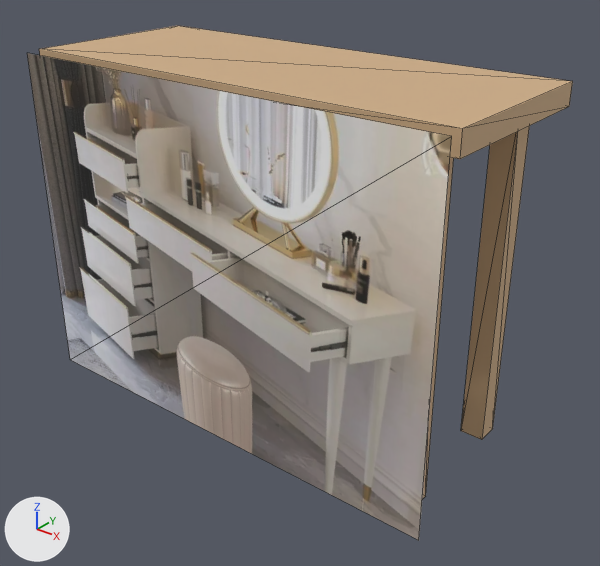
Before and after pictures for a commit that changed the glTF model storage/picture/mocan-46.glb.
The view is the same before and after, from a camera (50 mm lens) standing at (1.048, -1.257, 1.071) and looking at (0.056, -0.016, 0.302). The lights are fixed; the arrows at lower left show +X, +Y and +Z. The picture after the commit comes second. Mesh edges are drawn as thin lines. Vertices at exactly the same position are counted once.

The scene before the commit, as lines of its bpy script (objects in view):
```python
mat_wood = principled_material('wood')
mat_wood.base_color = (0.62, 0.42, 0.24)  # beige #cead86
mat_wood.roughness = 0.72
me_mesh_0 = bpy.data.meshes.new('Mesh_0')
me_mesh_0.from_pydata(...)  # 44 vertices, 62 faces; spans x -0.5..0.5, y -0.23..0.2, z 0.0..0.75
# faces by material slot: [60, 2]
me_mesh_0.materials.append(mat_wood)  # beige #cead86
me_mesh_0.materials.append(mat_photo)  # picture img_image_0
ob_furniture = bpy.data.objects.new('furniture', me_mesh_0)
ob_furniture.location = (0.0, 0.0, 0.0)
```
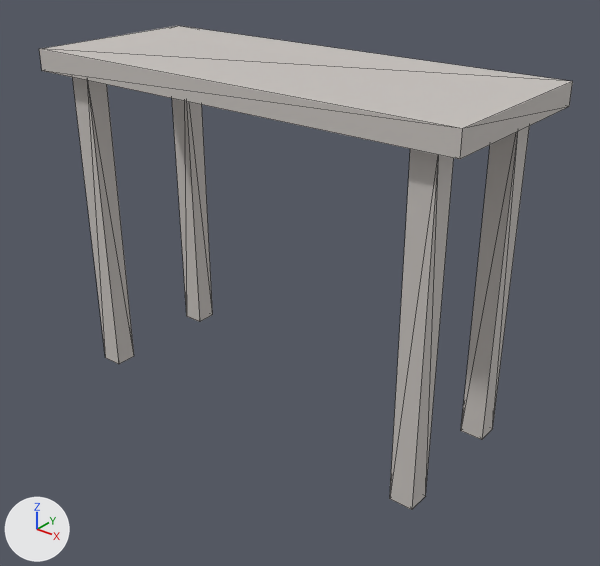
Changed parts and their boxes (x1, y1, x2, y2) in the pictures (600 x 566 px):
'furniture', recoloured, reshaped (beige to light grey): before (27, 26, 573, 540); after (39, 26, 573, 510)
part 1 of me_mesh_0, deleted: before (27, 53, 452, 540)

The change in detail:
Material 'wood' (mat_wood) changes colour from beige #cead86 to light grey #c8c3bf; in linear values from (0.62, 0.42, 0.24) to (0.58, 0.545, 0.518).
me_mesh_0 is used by ob_furniture; location (0.0, 0.0, 0.0).
me_mesh_0 had 44 vertices, 62 faces and spanned x -0.5..0.5, y -0.23..0.2, z 0.0..0.75.
me_mesh_0 now has 40 vertices, 60 faces and spans x -0.5..0.5, y -0.2..0.2, z 0.0..0.75.
me_mesh_0 part 1: the loose piece of 4 vertices spanning x -0.5..0.5, y -0.23, z 0.004..0.746 is deleted.
me_mesh_0 no longer uses material mat_photo (picture img_image_0).
